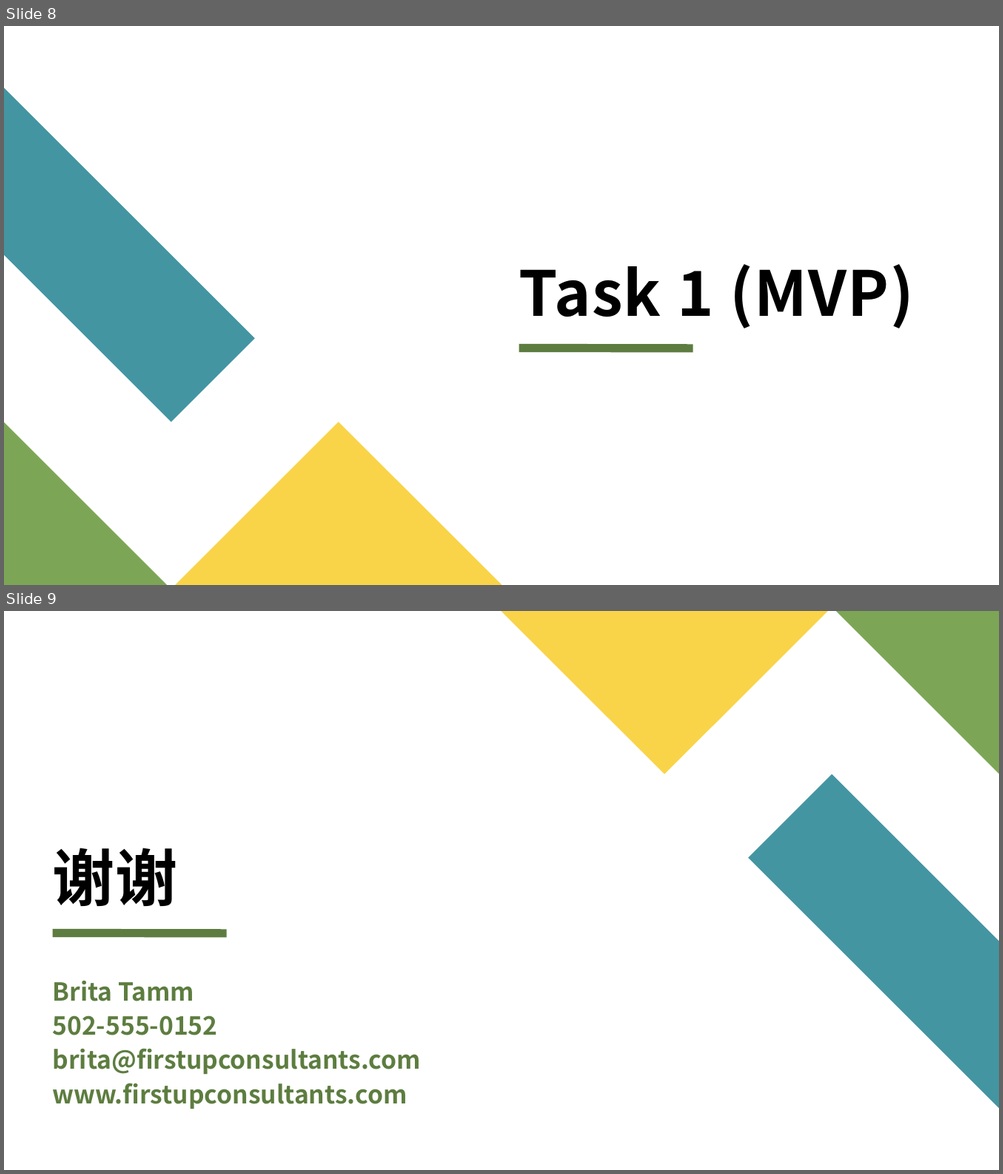
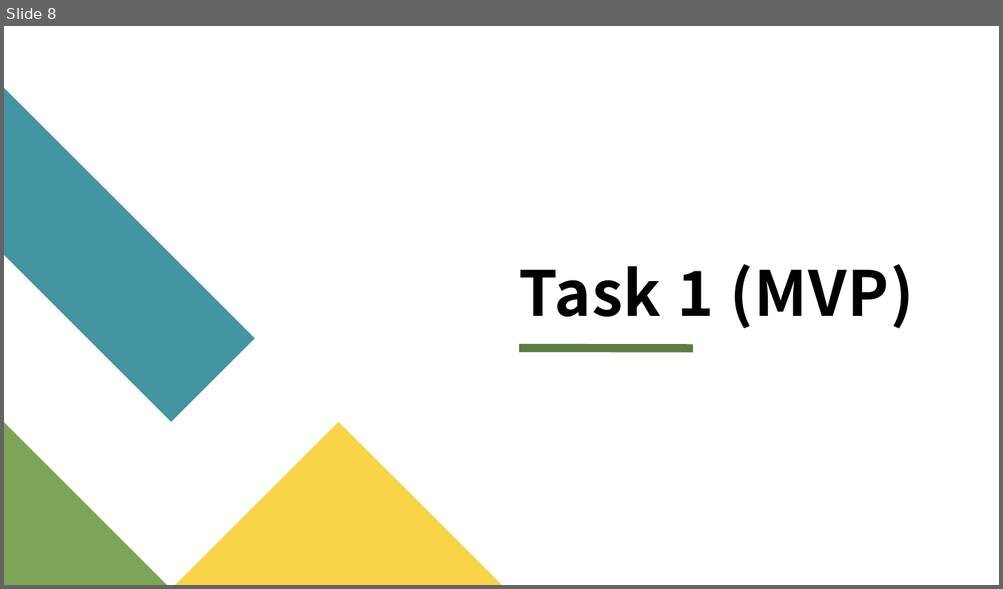
Before and after one commit to mooncakes0/ECE2071_project_F08, a slide deck: ECE2071_Project_F08_PPTslides.pptx. Shown one above the other, each under a label of ours: slides 8 and 9 before the commit, slide 8 after it. The pictures are 1003x1174 and 1003x589 pixels, drawn with LibreOffice and Linux fonts; fonts in the diff are those of the drawing. Boxes give left, top, right and bottom in pixels: in the first picture for what was removed or moved away, otherwise in the second. Text is boxed around its words. In the diff, an @@ line names an element or a change of style, - is before the commit and + after.

```diff
--- a/ECE2071_Project_F08_PPTslides.pptx
+++ b/ECE2071_Project_F08_PPTslides.pptx
@@ slide 9 removed at (4, 611, 999, 1170), background #FFFFFF @@
@@ freeform shape removed at (501, 611, 828, 775) @@
@@ freeform shape removed at (836, 611, 999, 774) @@
@@ freeform shape removed at (748, 775, 999, 1109) @@
@@ title removed at (53, 848, 178, 906) @@
-谢谢
@@ line removed from (53, 934) to (226, 934) @@
@@ text removed at (53, 981, 421, 1110) @@
-Brita Tamm
-502-555-0152
-brita@firstupconsultants.com
-www.firstupconsultants.com
```
Also in this commit, not shown: 1 slide added.
